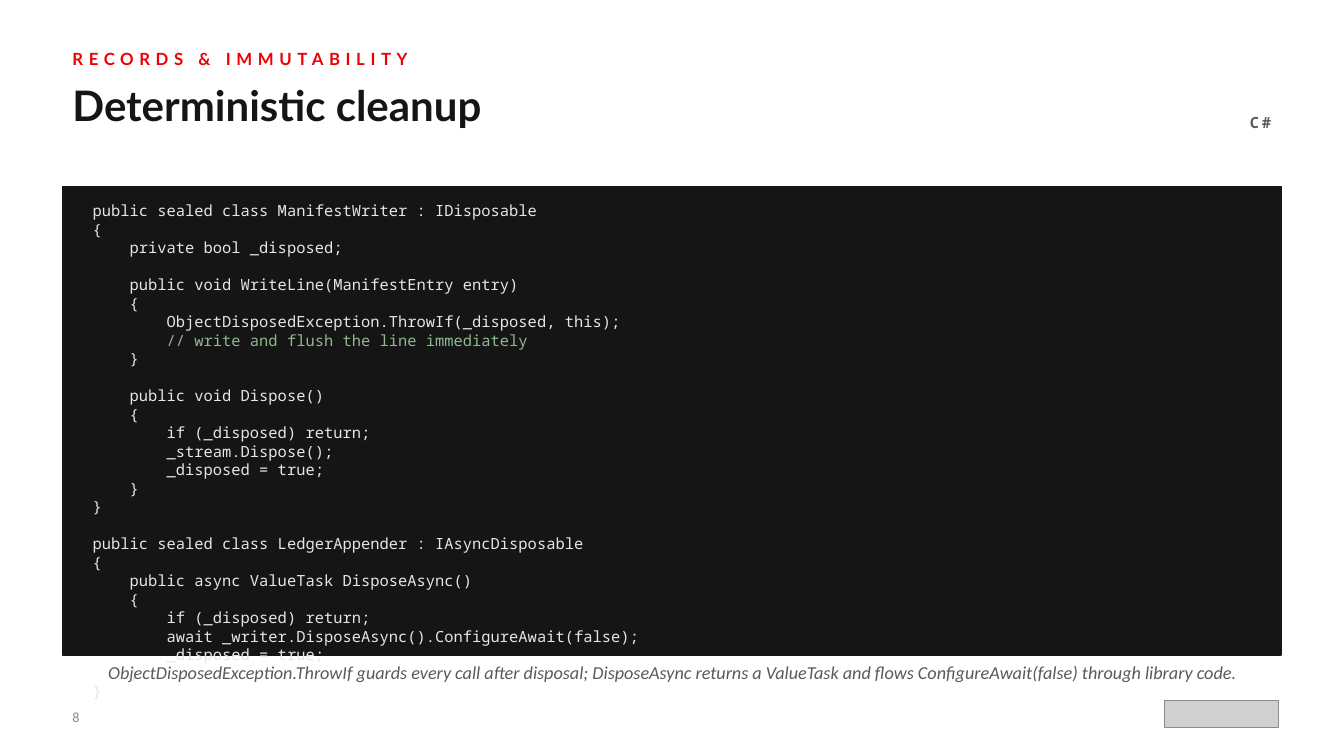
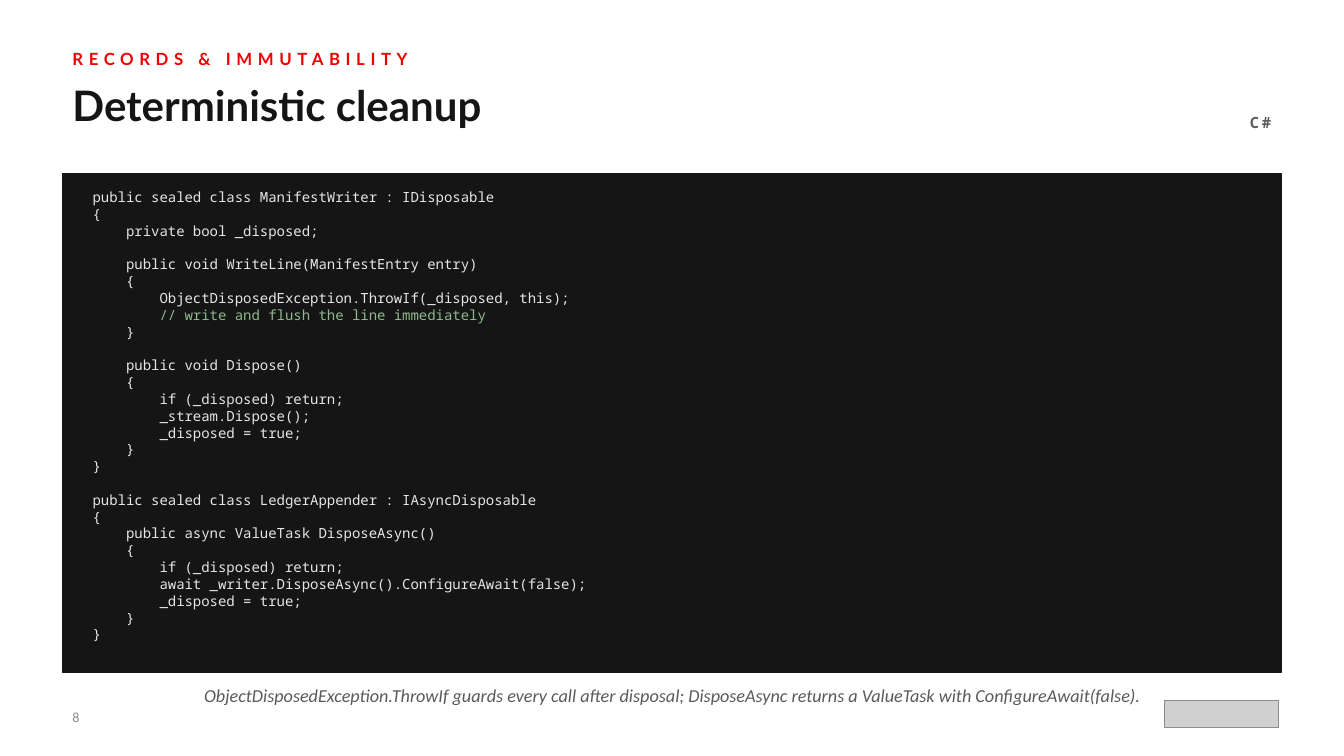
Before and after one commit to patterncatalyst/csharp-design-patterns, a slide deck: slide 8 of presentation/csharp-design-patterns-201-idiomatic-csharp.pptx. Drawn at 1344x756 pixels with LibreOffice and Linux fonts; fonts in the diff are those of the drawing; grey boxes stand for pictures. Boxes give left, top, right and bottom in pixels: in the first picture for what was removed or moved away, otherwise in the second. Text is boxed around its words. In the diff, an @@ line names an element or a change of style, - is before the commit and + after.

```diff
--- a/presentation/csharp-design-patterns-201-idiomatic-csharp.pptx
+++ b/presentation/csharp-design-patterns-201-idiomatic-csharp.pptx
@@ rectangle: place and size @@
-rectangle at bbox=[63, 187, 1281, 655]
+rectangle at bbox=[63, 173, 1281, 673]
@@ text "public sealed class ManifestWriter : ...": place and size @@
-text "public sealed class ManifestWriter : ..." at bbox=[93, 204, 639, 656]
+text "public sealed class ManifestWriter : ..." at bbox=[93, 191, 587, 610]
@@ text "public sealed class ManifestWriter : ..." at bbox=[93, 191, 587, 610]: size 11 to 10 pt @@
@@ text at bbox=[204, 689, 1140, 705]: text changed @@
-ObjectDisposedException.ThrowIf guards every call after disposal; DisposeAsync returns a ValueTask and flows ConfigureAwait(false) through library code.
+ObjectDisposedException.ThrowIf guards every call after disposal; DisposeAsync returns a ValueTask with ConfigureAwait(false).
```
Also in this commit, not shown: 9 other slides changed, 1 other file.
